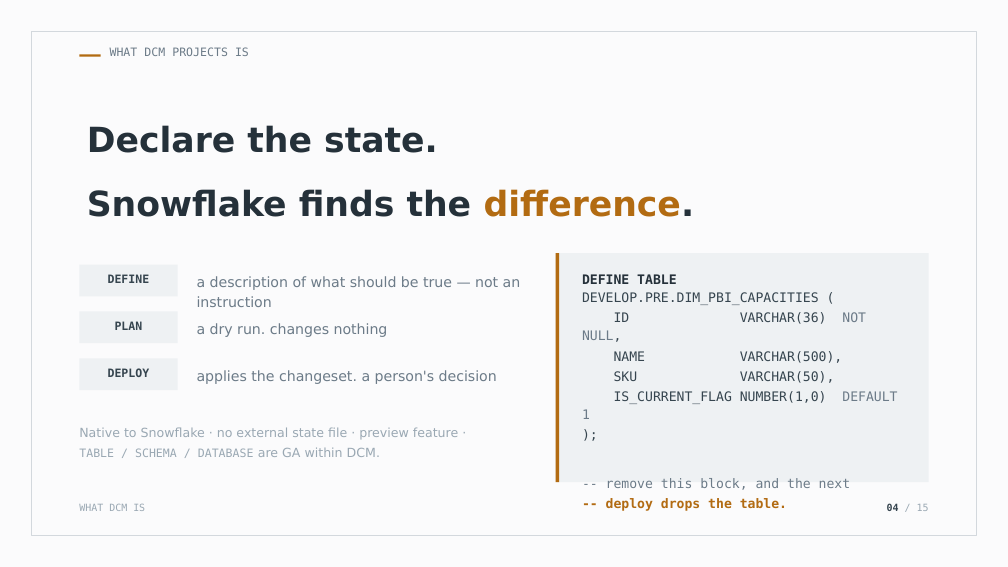
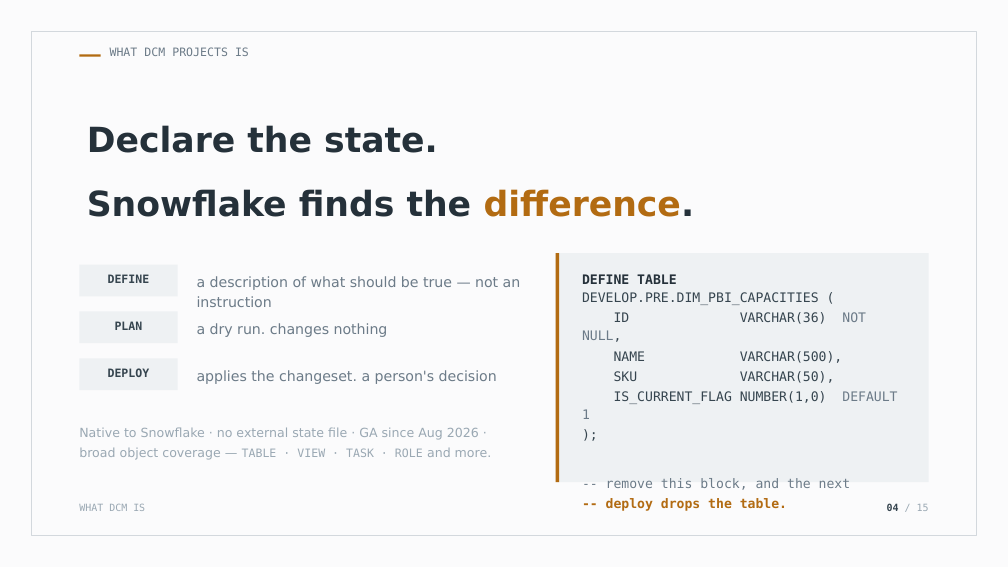
Before and after one commit to Codefordataengg/DMC_PBI, a slide deck: slide 4 of docs/DCM_Presentation.pptx. Drawn at 1008x567 pixels with LibreOffice and Linux fonts; fonts in the diff are those of the drawing. Boxes give left, top, right and bottom in pixels: in the first picture for what was removed or moved away, otherwise in the second. Text is boxed around its words. In the diff, an @@ line names an element or a change of style, - is before the commit and + after.

```diff
--- a/docs/DCM_Presentation.pptx
+++ b/docs/DCM_Presentation.pptx
@@ text at box(79, 427, 492, 460): text changed @@
-Native to Snowflake · no external state file · preview feature · TABLE / SCHEMA / DATABASE are GA within DCM.
+Native to Snowflake · no external state file · GA since Aug 2026 · broad object coverage — TABLE · VIEW · TASK · ROLE and more.
```
Also in this commit, not shown: 1 other slide changed, 7 other files.
